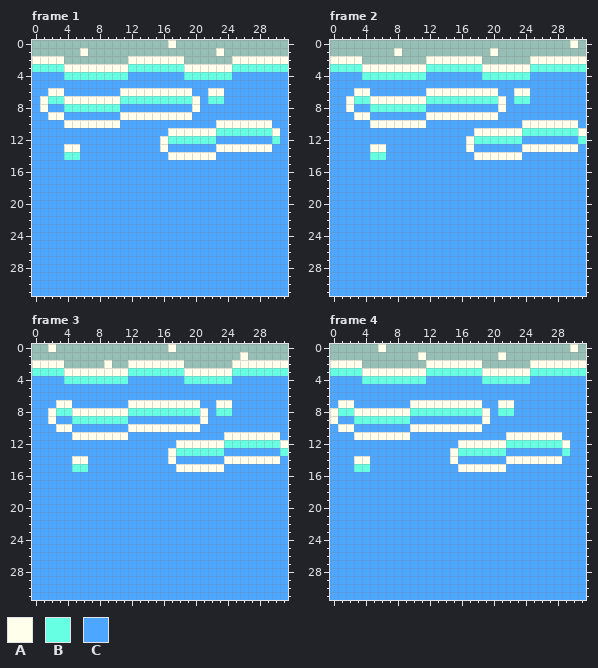
Pixel-art file -- spLunker_Game/Assets/Kenzie Art Assets/ase Files/waterWaves.ase. The picture above is the old version.
32x32 pixels, 4 frames. Shown: frame 1, frame 2, frame 3, frame 4.
Palette (. is transparent): A #ffffeb  B #66ffe3  C #4da6ff
Now the later version:
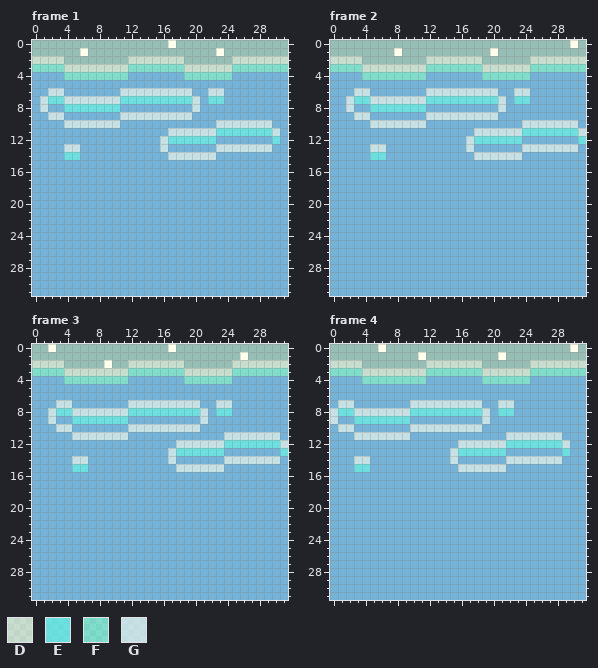
Colours new in this view: D #ffffeb78  E #60e9eac7  F #66ffe378  G #d3e9f0c7
The edit:
layer "water" opacity 100% -> 47%
layer "waves" opacity 100% -> 59%
@@ palette @@
-C #4da6ff
+C #4da6ff78
--- frame 1
@@ x 0..31 @@
  1 ......A................A........
- 2 AAAA........AAAAAAA......AAAAAAA
- 3 BBBBAAAAAAAABBBBBBBAAAAAABBBBBBB
- 4 CCCCBBBBBBBBCCCCCCCBBBBBBCCCCCCC
+ 2 DDDD........DDDDDDD......DDDDDDD
+ 3 FFFFDDDDDDDDFFFFFFFDDDDDDFFFFFFF
+ 4 CCCCFFFFFFFFCCCCCCCFFFFFFCCCCCCC
  5 CCCCCCCCCCCCCCCCCCCCCCCCCCCCCCCC
- 6 CCAACCCCCCCAAAAAAAAACCAACCCCCCCC
- 7 CABBAAAAAAABBBBBBBBBACBBCCCCCCCC
- 8 CACCBBBBBBBCCCCCCCCCACCCCCCCCCCC
- 9 CCAACCCCCCCAAAAAAAAACCCCCCCCCCCC
-10 CCCCAAAAAAACCCCCCCCCCCCAAAAAAACC
-11 CCCCCCCCCCCCCCCCCAAAAAABBBBBBBAC
-12 CCCCCCCCCCCCCCCCABBBBBBCCCCCCCBC
-13 CCCCAACCCCCCCCCCACCCCCCAAAAAAACC
-14 CCCCBBCCCCCCCCCCCAAAAAACCCCCCCCC
+ 6 CCGGCCCCCCCGGGGGGGGGCCGGCCCCCCCC
+ 7 CGEEGGGGGGGEEEEEEEEEGCEECCCCCCCC
+ 8 CGCCEEEEEEECCCCCCCCCGCCCCCCCCCCC
+ 9 CCGGCCCCCCCGGGGGGGGGCCCCCCCCCCCC
+10 CCCCGGGGGGGCCCCCCCCCCCCGGGGGGGCC
+11 CCCCCCCCCCCCCCCCCGGGGGGEEEEEEEGC
+12 CCCCCCCCCCCCCCCCGEEEEEECCCCCCCEC
+13 CCCCGGCCCCCCCCCCGCCCCCCGGGGGGGCC
+14 CCCCEECCCCCCCCCCCGGGGGGCCCCCCCCC
 15 CCCCCCCCCCCCCCCCCCCCCCCCCCCCCCCC
--- frame 2
@@ x 0..31 @@
  1 ........A...........A...........
- 2 AAAA........AAAAAAA......AAAAAAA
- 3 BBBBAAAAAAAABBBBBBBAAAAAABBBBBBB
- 4 CCCCBBBBBBBBCCCCCCCBBBBBBCCCCCCC
+ 2 DDDD........DDDDDDD......DDDDDDD
+ 3 FFFFDDDDDDDDFFFFFFFDDDDDDFFFFFFF
+ 4 CCCCFFFFFFFFCCCCCCCFFFFFFCCCCCCC
  5 CCCCCCCCCCCCCCCCCCCCCCCCCCCCCCCC
- 6 CCCAACCCCCCCAAAAAAAAACCAACCCCCCC
- 7 CCABBAAAAAAABBBBBBBBBACBBCCCCCCC
- 8 CCACCBBBBBBBCCCCCCCCCACCCCCCCCCC
- 9 CCCAACCCCCCCAAAAAAAAACCCCCCCCCCC
-10 CCCCCAAAAAAACCCCCCCCCCCCAAAAAAAC
-11 CCCCCCCCCCCCCCCCCCAAAAAABBBBBBBA
-12 CCCCCCCCCCCCCCCCCABBBBBBCCCCCCCB
-13 CCCCCAACCCCCCCCCCACCCCCCAAAAAAAC
-14 CCCCCBBCCCCCCCCCCCAAAAAACCCCCCCC
+ 6 CCCGGCCCCCCCGGGGGGGGGCCGGCCCCCCC
+ 7 CCGEEGGGGGGGEEEEEEEEEGCEECCCCCCC
+ 8 CCGCCEEEEEEECCCCCCCCCGCCCCCCCCCC
+ 9 CCCGGCCCCCCCGGGGGGGGGCCCCCCCCCCC
+10 CCCCCGGGGGGGCCCCCCCCCCCCGGGGGGGC
+11 CCCCCCCCCCCCCCCCCCGGGGGGEEEEEEEG
+12 CCCCCCCCCCCCCCCCCGEEEEEECCCCCCCE
+13 CCCCCGGCCCCCCCCCCGCCCCCCGGGGGGGC
+14 CCCCCEECCCCCCCCCCCGGGGGGCCCCCCCC
 15 CCCCCCCCCCCCCCCCCCCCCCCCCCCCCCCC
--- frame 3
@@ x 0..31 @@
  1 ..........................A.....
- 2 AAAA.....A..AAAAAAA......AAAAAAA
- 3 BBBBAAAAAAAABBBBBBBAAAAAABBBBBBB
- 4 CCCCBBBBBBBBCCCCCCCBBBBBBCCCCCCC
+ 2 DDDD.....A..DDDDDDD......DDDDDDD
+ 3 FFFFDDDDDDDDFFFFFFFDDDDDDFFFFFFF
+ 4 CCCCFFFFFFFFCCCCCCCFFFFFFCCCCCCC
  5 CCCCCCCCCCCCCCCCCCCCCCCCCCCCCCCC
  6 CCCCCCCCCCCCCCCCCCCCCCCCCCCCCCCC
- 7 CCCAACCCCCCCAAAAAAAAACCAACCCCCCC
- 8 CCABBAAAAAAABBBBBBBBBACBBCCCCCCC
- 9 CCACCBBBBBBBCCCCCCCCCACCCCCCCCCC
-10 CCCAACCCCCCCAAAAAAAAACCCCCCCCCCC
-11 CCCCCAAAAAAACCCCCCCCCCCCAAAAAAAC
-12 CCCCCCCCCCCCCCCCCCAAAAAABBBBBBBA
-13 CCCCCCCCCCCCCCCCCABBBBBBCCCCCCCB
-14 CCCCCAACCCCCCCCCCACCCCCCAAAAAAAC
-15 CCCCCBBCCCCCCCCCCCAAAAAACCCCCCCC
+ 7 CCCGGCCCCCCCGGGGGGGGGCCGGCCCCCCC
+ 8 CCGEEGGGGGGGEEEEEEEEEGCEECCCCCCC
+ 9 CCGCCEEEEEEECCCCCCCCCGCCCCCCCCCC
+10 CCCGGCCCCCCCGGGGGGGGGCCCCCCCCCCC
+11 CCCCCGGGGGGGCCCCCCCCCCCCGGGGGGGC
+12 CCCCCCCCCCCCCCCCCCGGGGGGEEEEEEEG
+13 CCCCCCCCCCCCCCCCCGEEEEEECCCCCCCE
+14 CCCCCGGCCCCCCCCCCGCCCCCCGGGGGGGC
+15 CCCCCEECCCCCCCCCCCGGGGGGCCCCCCCC
 16 CCCCCCCCCCCCCCCCCCCCCCCCCCCCCCCC
--- frame 4
@@ x 0..31 @@
  1 ...........A.........A..........
- 2 AAAA........AAAAAAA......AAAAAAA
- 3 BBBBAAAAAAAABBBBBBBAAAAAABBBBBBB
- 4 CCCCBBBBBBBBCCCCCCCBBBBBBCCCCCCC
+ 2 DDDD........DDDDDDD......DDDDDDD
+ 3 FFFFDDDDDDDDFFFFFFFDDDDDDFFFFFFF
+ 4 CCCCFFFFFFFFCCCCCCCFFFFFFCCCCCCC
  5 CCCCCCCCCCCCCCCCCCCCCCCCCCCCCCCC
  6 CCCCCCCCCCCCCCCCCCCCCCCCCCCCCCCC
- 7 CAACCCCCCCAAAAAAAAACCAACCCCCCCCC
- 8 ABBAAAAAAABBBBBBBBBACBBCCCCCCCCC
- 9 ACCBBBBBBBCCCCCCCCCACCCCCCCCCCCC
-10 CAACCCCCCCAAAAAAAAACCCCCCCCCCCCC
-11 CCCAAAAAAACCCCCCCCCCCCAAAAAAACCC
-12 CCCCCCCCCCCCCCCCAAAAAABBBBBBBACC
-13 CCCCCCCCCCCCCCCABBBBBBCCCCCCCBCC
-14 CCCAACCCCCCCCCCACCCCCCAAAAAAACCC
-15 CCCBBCCCCCCCCCCCAAAAAACCCCCCCCCC
+ 7 CGGCCCCCCCGGGGGGGGGCCGGCCCCCCCCC
+ 8 GEEGGGGGGGEEEEEEEEEGCEECCCCCCCCC
+ 9 GCCEEEEEEECCCCCCCCCGCCCCCCCCCCCC
+10 CGGCCCCCCCGGGGGGGGGCCCCCCCCCCCCC
+11 CCCGGGGGGGCCCCCCCCCCCCGGGGGGGCCC
+12 CCCCCCCCCCCCCCCCGGGGGGEEEEEEEGCC
+13 CCCCCCCCCCCCCCCGEEEEEECCCCCCCECC
+14 CCCGGCCCCCCCCCCGCCCCCCGGGGGGGCCC
+15 CCCEECCCCCCCCCCCGGGGGGCCCCCCCCCC
 16 CCCCCCCCCCCCCCCCCCCCCCCCCCCCCCCC
